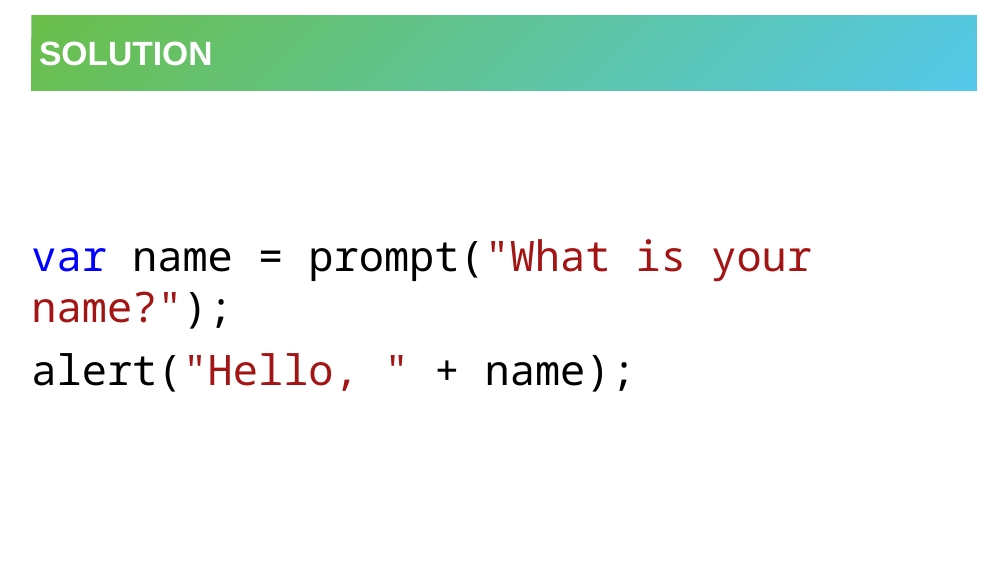
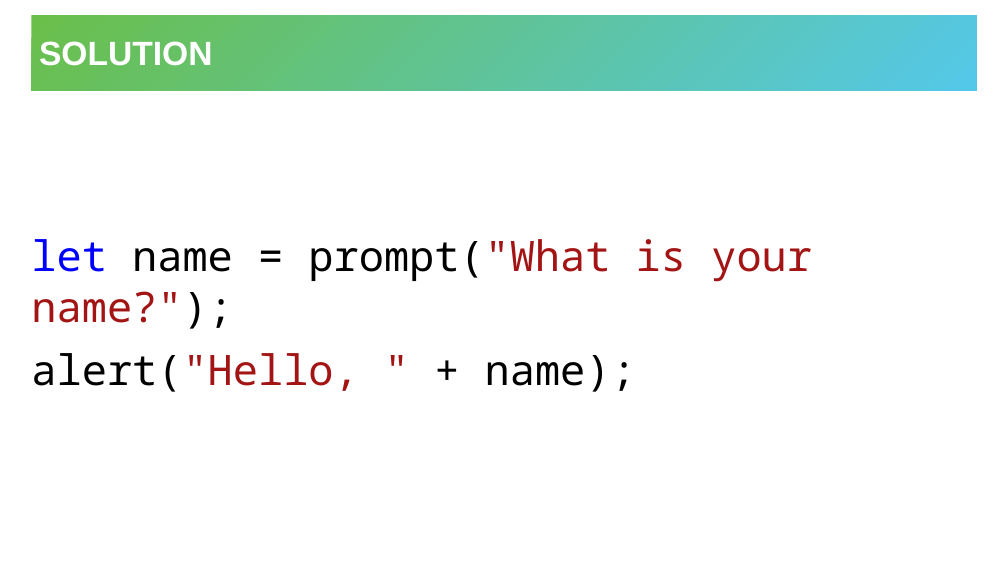
Before and after one commit to hytechclub/web-102, a slide deck: slide 13 of Week02/JavaScriptVariables.pptx (slide 12 before the commit). Drawn at 1008x567 pixels with LibreOffice and Linux fonts; fonts in the diff are those of the drawing. Boxes give left, top, right and bottom in pixels: in the first picture for what was removed or moved away, otherwise in the second. Text is boxed around its words. In the diff, an @@ line names an element or a change of style, - is before the commit and + after.

```diff
--- a/Week02/JavaScriptVariables.pptx
+++ b/Week02/JavaScriptVariables.pptx
@@ text at [31, 239, 812, 329]: text changed @@
-var name = prompt("What is your name?");
+let name = prompt("What is your name?");
```
Also in this commit, not shown: 5 other slides changed, 1 slide added, 1 slide removed, 9 other files.
